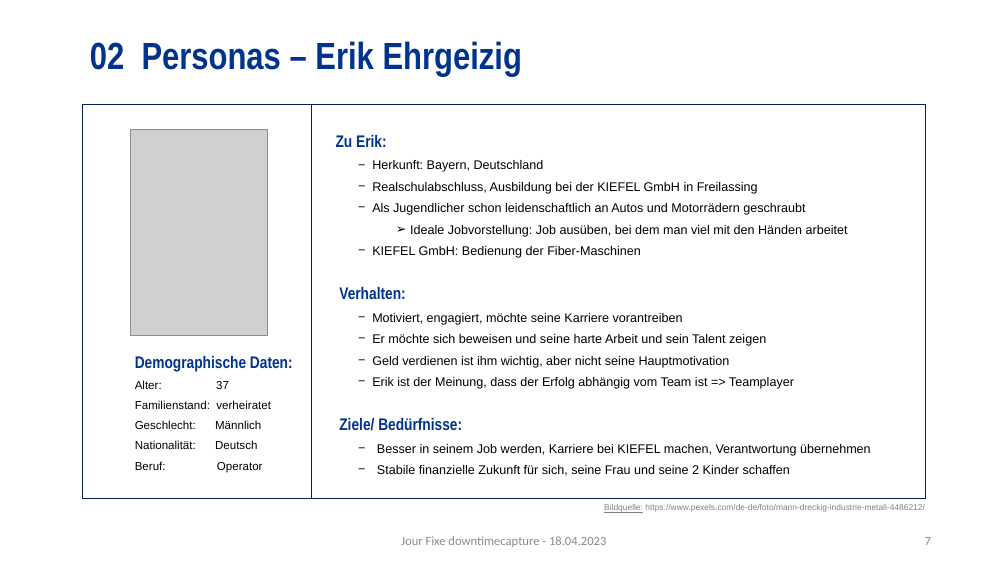
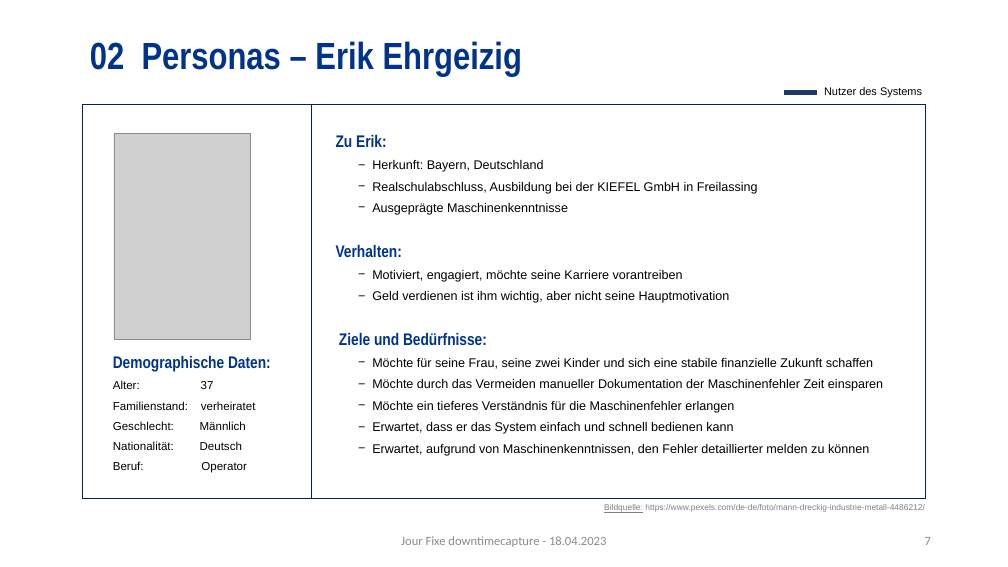
Before and after one commit to haelisa/dtc, a slide deck: slide 7 of project-docs/B_Präsentationen/JF_18.04.23_Präsentation_Ü2.pptx. Drawn at 1008x567 pixels with LibreOffice and Linux fonts; fonts in the diff are those of the drawing; grey boxes stand for pictures; background and template pictures are left out. Boxes give left, top, right and bottom in pixels: in the first picture for what was removed or moved away, otherwise in the second. Text is boxed around its words. In the diff, an @@ line names an element or a change of style, - is before the commit and + after.

```diff
--- a/project-docs/B_Präsentationen/JF_18.04.23_Präsentation_Ü2.pptx
+++ b/project-docs/B_Präsentationen/JF_18.04.23_Präsentation_Ü2.pptx
@@ text added at <box>824,87,922,97</box>, 10.5 pt, text #000000 @@
+Nutzer des Systems
@@ rectangle added at <box>785,91,817,95</box>, fill #203864, outline #203864 1 pt @@
@@ picture: place and size @@
-picture at <box>131,130,268,336</box>
+picture at <box>114,134,251,340</box>
@@ text at <box>372,203,568,215</box>: text changed @@
-  − Als Jugendlicher schon leidenschaftlich an Autos und Motorrädern geschraubt
-    ➢ Ideale Jobvorstellung: Job ausüben, bei dem man viel mit den Händen arbeitet
-  − KIEFEL GmbH: Bedienung der Fiber-Maschinen
+  − Ausgeprägte Maschinenkenntnisse
@@ text at <box>372,291,730,303</box>: more space between paragraphs @@
@@ text "Demographische Daten:": place and size @@
-text "Demographische Daten:" at <box>135,356,293,473</box>
+text "Demographische Daten:" at <box>113,356,271,473</box>
@@ text at <box>339,333,883,456</box>: text changed @@
-  − Erik ist der Meinung, dass der Erfolg abhängig vom Team ist => Teamplayer
-Ziele/ Bedürfnisse:
-  − Besser in seinem Job werden, Karriere bei KIEFEL machen, Verantwortung übernehmen
-  − Stabile finanzielle Zukunft für sich, seine Frau und seine 2 Kinder schaffen
+Ziele und Bedürfnisse:
+  − Möchte für seine Frau, seine zwei Kinder und sich eine stabile finanzielle Zukunft schaffen
+  − Möchte durch das Vermeiden manueller Dokumentation der Maschinenfehler Zeit einsparen
+  − Möchte ein tieferes Verständnis für die Maschinenfehler erlangen
+  − Erwartet, dass er das System einfach und schnell bedienen kann
+  − Erwartet, aufgrund von Maschinenkenntnissen, den Fehler detaillierter melden zu können
@@ text at <box>372,334,766,346</box>: paragraph removed @@
-  − Er möchte sich beweisen und seine harte Arbeit und sein Talent zeigen
```
Also in this commit, not shown: 5 other slides changed.
